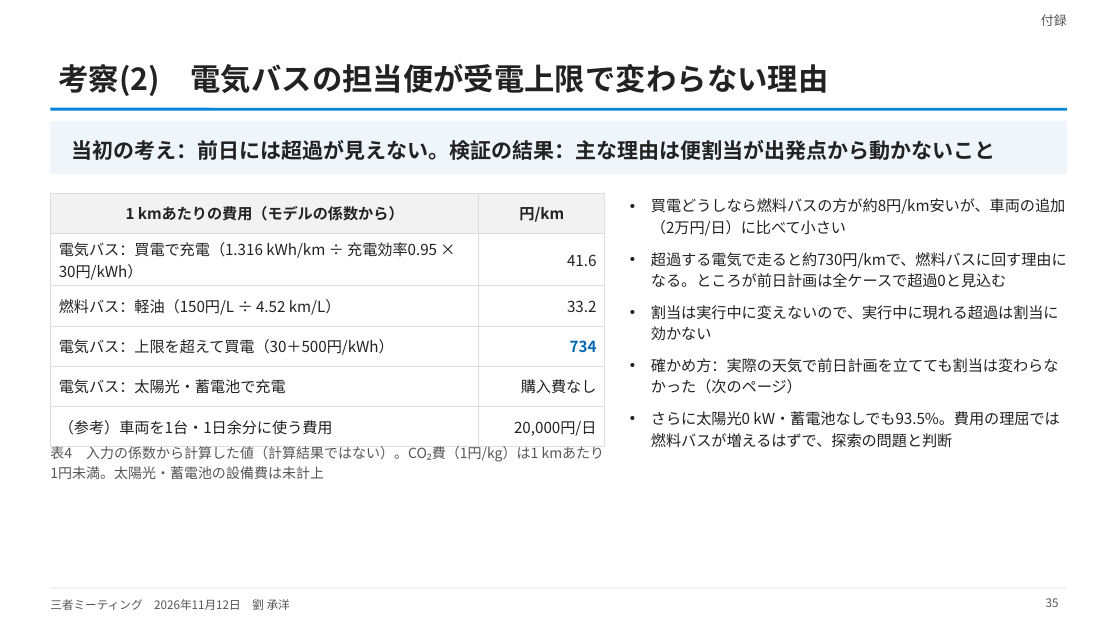
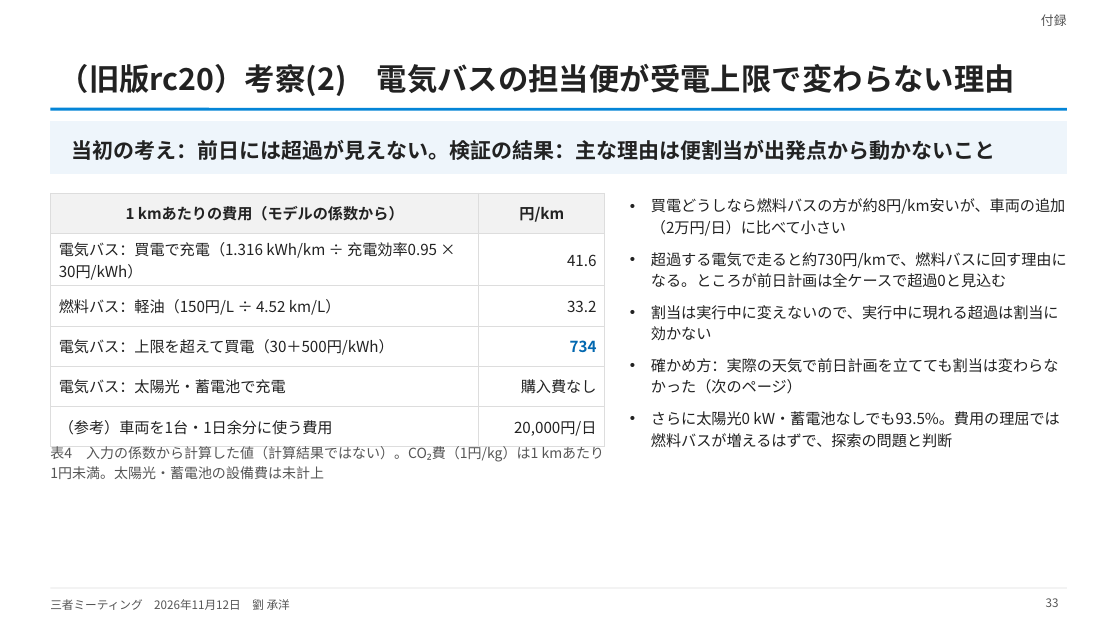
Before and after one commit to CYLIU2003/master-course, a slide deck: slide 33 of outcome/2026-11-12_three_party/three_party_20261112.pptx (slide 35 before the commit). Drawn at 1120x630 pixels with LibreOffice and Linux fonts; fonts in the diff are those of the drawing. Boxes give left, top, right and bottom in pixels: in the first picture for what was removed or moved away, otherwise in the second. Text is boxed around its words. In the diff, an @@ line names an element or a change of style, - is before the commit and + after.

```diff
--- a/outcome/2026-11-12_three_party/three_party_20261112.pptx
+++ b/outcome/2026-11-12_three_party/three_party_20261112.pptx
@@ title at bbox=[59, 64, 1015, 96]: text changed @@
-考察(2) 電気バスの担当便が受電上限で変わらない理由
+（旧版rc20）考察(2) 電気バスの担当便が受電上限で変わらない理由
@@ page number at bbox=[1046, 598, 1059, 607]: text changed @@
-35
+33
```
Also in this commit, not shown: 20 other slides changed, 1 slide added, 6 other files.
